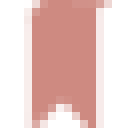
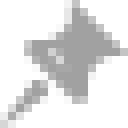
Comparing the layer stacks of the two 128x128 images. Changes:
added layer "图层 1" in group "bookmark" over box(0, 0, 128, 128)
hid "bookmarked" over box(24, 0, 112, 128)
